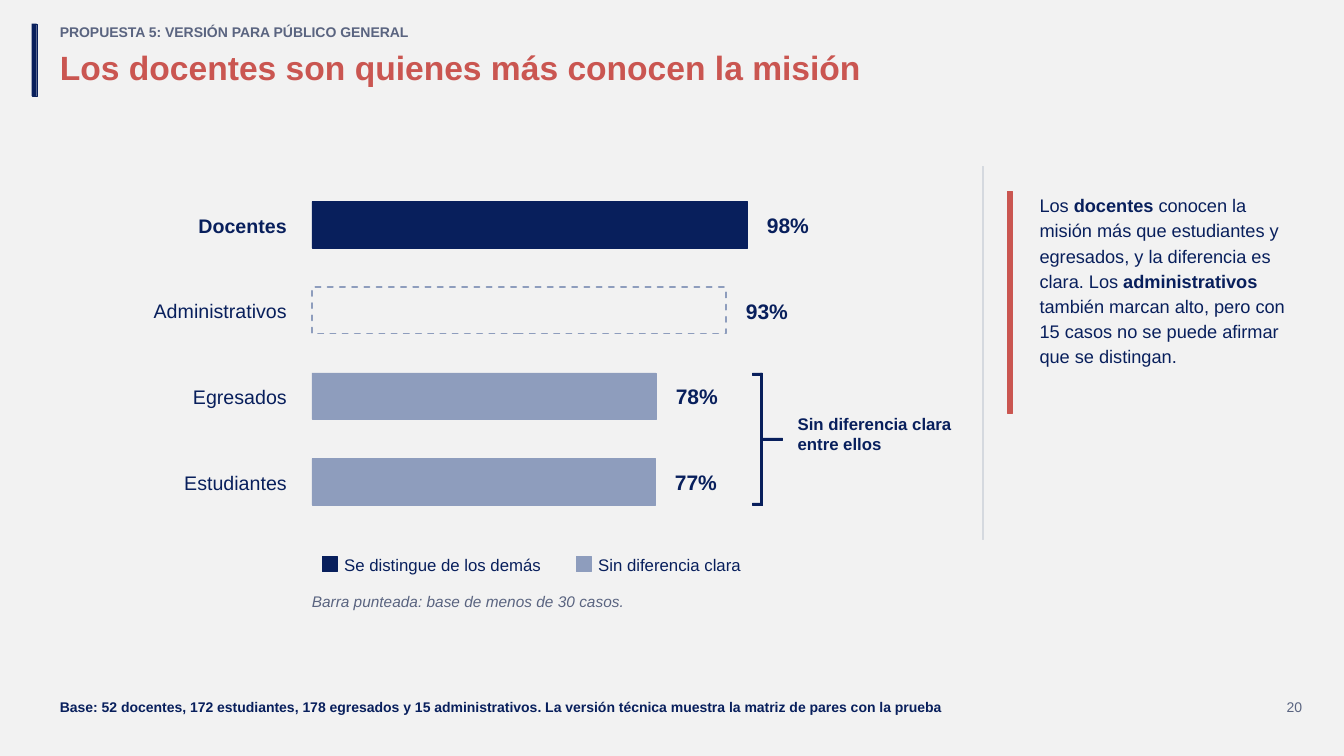
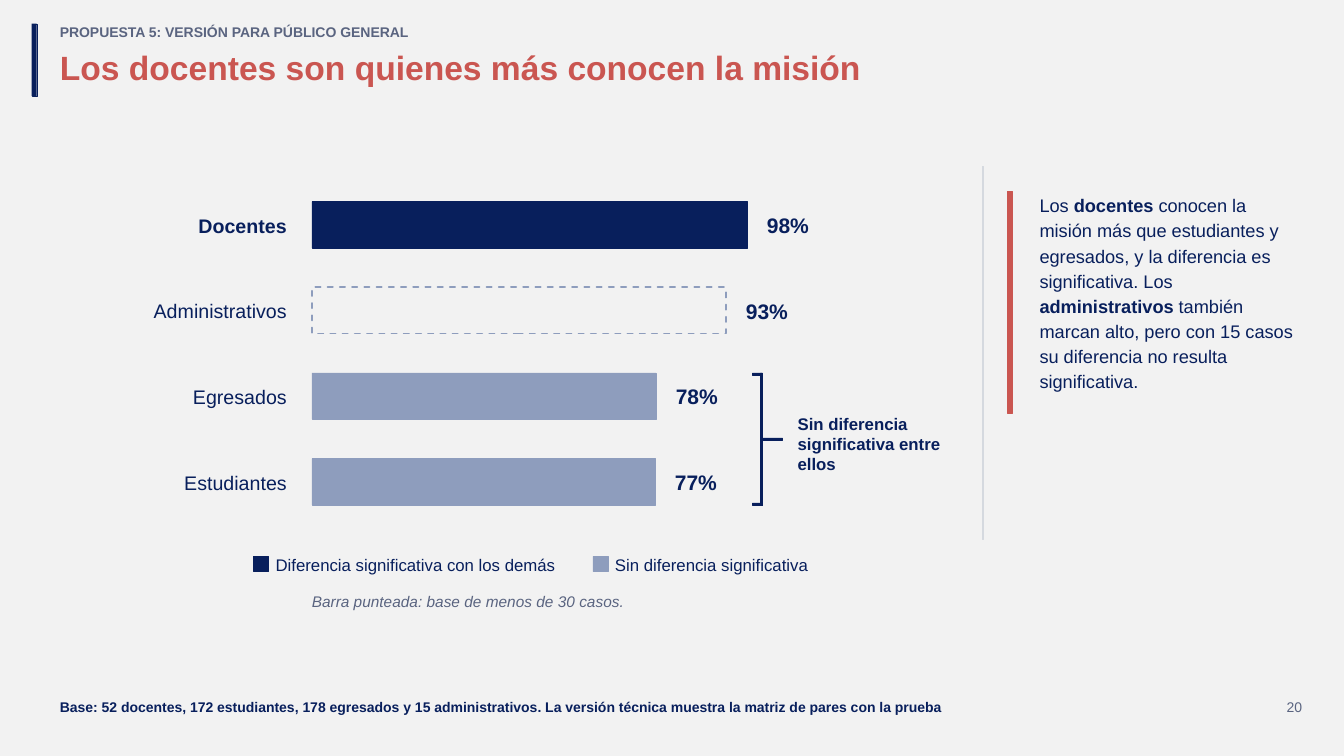
Before and after one commit to GonzaloAlmendariz/prosecnur-app, a slide deck: slide 20 of docs/qa/motor-ppt-2026-10-06/4-recetario/propuestas-rescatables.pptx. Drawn at 1344x756 pixels with LibreOffice and Linux fonts; fonts in the diff are those of the drawing; background and template pictures are left out. Boxes give left, top, right and bottom in pixels: in the first picture for what was removed or moved away, otherwise in the second. Text is boxed around its words. In the diff, an @@ line names an element or a change of style, - is before the commit and + after.

```diff
--- a/docs/qa/motor-ppt-2026-10-06/4-recetario/propuestas-rescatables.pptx
+++ b/docs/qa/motor-ppt-2026-10-06/4-recetario/propuestas-rescatables.pptx
@@ text at <box>1040,198,1292,392</box>: text changed @@
-Los docentes conocen la misión más que estudiantes y egresados, y la diferencia es clara. Los administrativos también marcan alto, pero con 15 casos no se puede afirmar que se distingan.
+Los docentes conocen la misión más que estudiantes y egresados, y la diferencia es significativa. Los administrativos también marcan alto, pero con 15 casos su diferencia no resulta significativa.
@@ text at <box>798,418,940,470</box>: text changed @@
-Sin diferencia clara entre ellos
+Sin diferencia significativa entre ellos
@@ rectangle: place and size @@
-rectangle at <box>323,557,338,572</box>
+rectangle at <box>254,557,269,572</box>
@@ text at <box>276,558,555,575</box>: text changed @@
-Se distingue de los demás
+Diferencia significativa con los demás
@@ rectangle: place and size @@
-rectangle at <box>577,557,592,572</box>
+rectangle at <box>593,557,608,572</box>
@@ text at <box>615,559,808,575</box>: text changed @@
-Sin diferencia clara
+Sin diferencia significativa
```
Also in this commit, not shown: 1 other slide changed, 2 other files.
